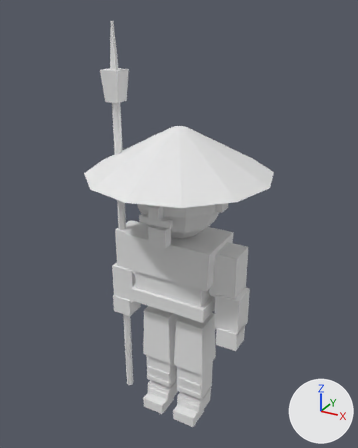
Renders of the Blender file art_source/blender/units/blend/japanese/spearman_a1.blend from each side of a commit.
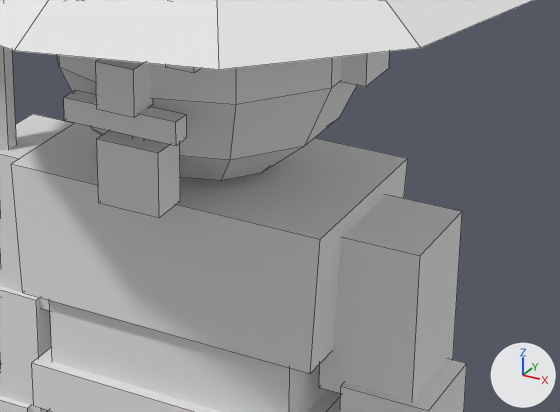
Each version appears first whole from a camera (50 mm lens) standing at (1.21, -2.2, 2.37) and looking at (-0.02, 0.04, 1.25), and next in a close-up on the part from 34% to 77% of the width and 42% to 67% of the height. The lights are fixed; the arrows at lower right show +X, +Y and +Z. The older version's two pictures come first. The close-ups show mesh edges as thin lines.

In view in the first close-up: 'Body'.
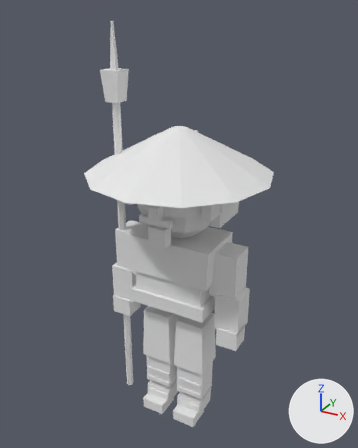
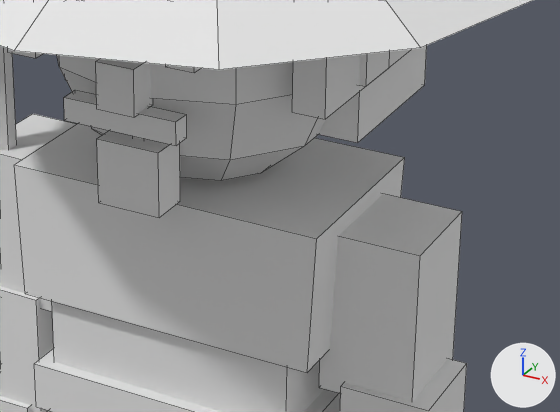
The newer file is also rescaled (x0.96) as a whole; pictures and numbers use the older file's frame.

Where the change shows, as pixel boxes [x1, y1, x2, y2] in the close-ups (560 x 412 px):
```json
{"part": 1, "of": "me_body", "change": "added", "after": [65, 46, 427, 143]}
{"part": 2, "of": "me_body", "change": "added", "after": [292, 49, 412, 119]}
{"part": 3, "of": "me_body", "change": "added", "after": [8, 49, 43, 58]}
```

The change, as JSON lines over the scene's bpy script:
```json
{"block": "me_body", "where": "# used by ob_body; location = (0.0, 0.0, 0.0)"}
{"op": "remove", "block": "me_body", "code": "me_body.from_pydata(...)  # 378 vertices, 302 faces; spans x -0.5..0.5, y -0.5..0.5, z 0.0..2.3"}
{"op": "add", "block": "me_body", "code": "me_body.from_pydata(...)  # 418 vertices, 332 faces; spans x -0.5..0.5, y -0.5..0.5, z 0.0..2.3"}
{"block": "me_body", "change": "me_body part 1: a new loose piece, a box spanning x -0.25..0.25, y -0.02..0.23, z 1.3..1.6, in mat_pe_unitpalette (its picture is missing)"}
{"block": "me_body", "change": "me_body part 2: a new loose piece, a box spanning x 0.21..0.26, y -0.15..0.15, z 1.39..1.61, in mat_pe_unitpalette (its picture is missing)"}
{"block": "me_body", "change": "me_body part 3: a new loose piece, a box spanning x -0.26..-0.21, y -0.15..0.15, z 1.39..1.61, in mat_pe_unitpalette (its picture is missing)"}
{"block": "me_body", "change": "other edits to the shape of me_body do not show in these pictures"}
```
